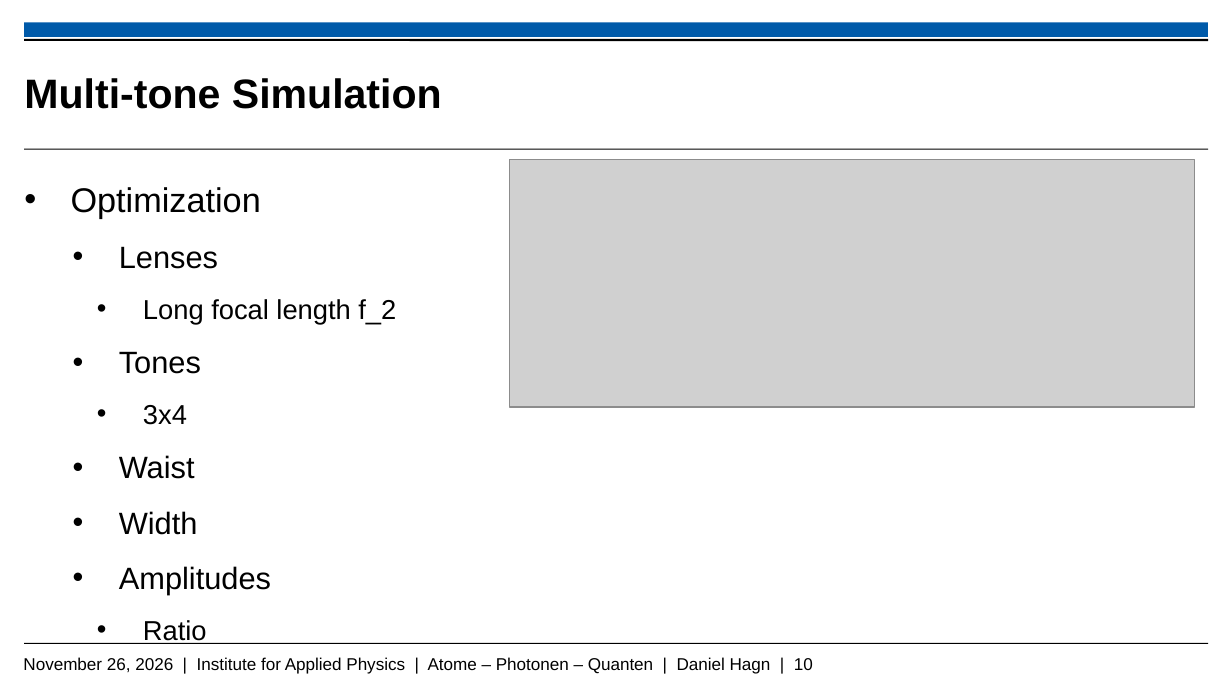
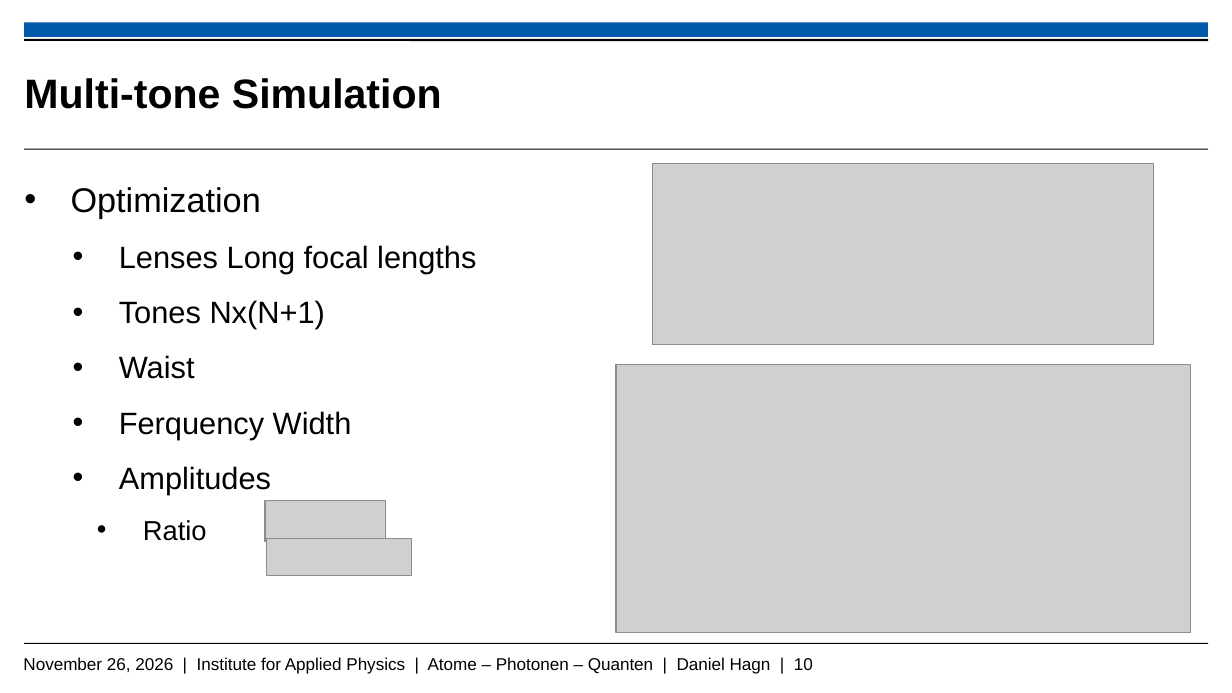
Before and after one commit to Daniel-Hagn-physik/Masterthesis_Backup, a slide deck: slide 10 of Hagn_Daniel_Mastervortrag.pptx. Drawn at 1232x693 pixels with LibreOffice and Linux fonts; fonts in the diff are those of the drawing; grey boxes stand for pictures; background and template pictures are left out. Boxes give left, top, right and bottom in pixels: in the first picture for what was removed or moved away, otherwise in the second. Text is boxed around its words. In the diff, an @@ line names an element or a change of style, - is before the commit and + after.

```diff
--- a/Hagn_Daniel_Mastervortrag.pptx
+++ b/Hagn_Daniel_Mastervortrag.pptx
@@ picture: place and size @@
-picture at <box>509,160,1194,408</box>
+picture at <box>653,164,1154,345</box>
@@ text at <box>119,245,476,329</box>: text changed; size 16 to 18 pt @@
-    • Lenses
-      • Long focal length f_2
-    • Tones
-      • 3x4
+    • Lenses Long focal lengths
+    • Tones Nx(N+1)
@@ picture added at <box>616,365,1190,633</box> @@
@@ text at <box>119,411,352,439</box>: text changed @@
-    • Width
+    • Ferquency Width
@@ picture added at <box>265,501,386,542</box> @@
@@ picture added at <box>267,538,411,575</box> @@
```
Also in this commit, not shown: 7 other slides changed, 6 slides added.
